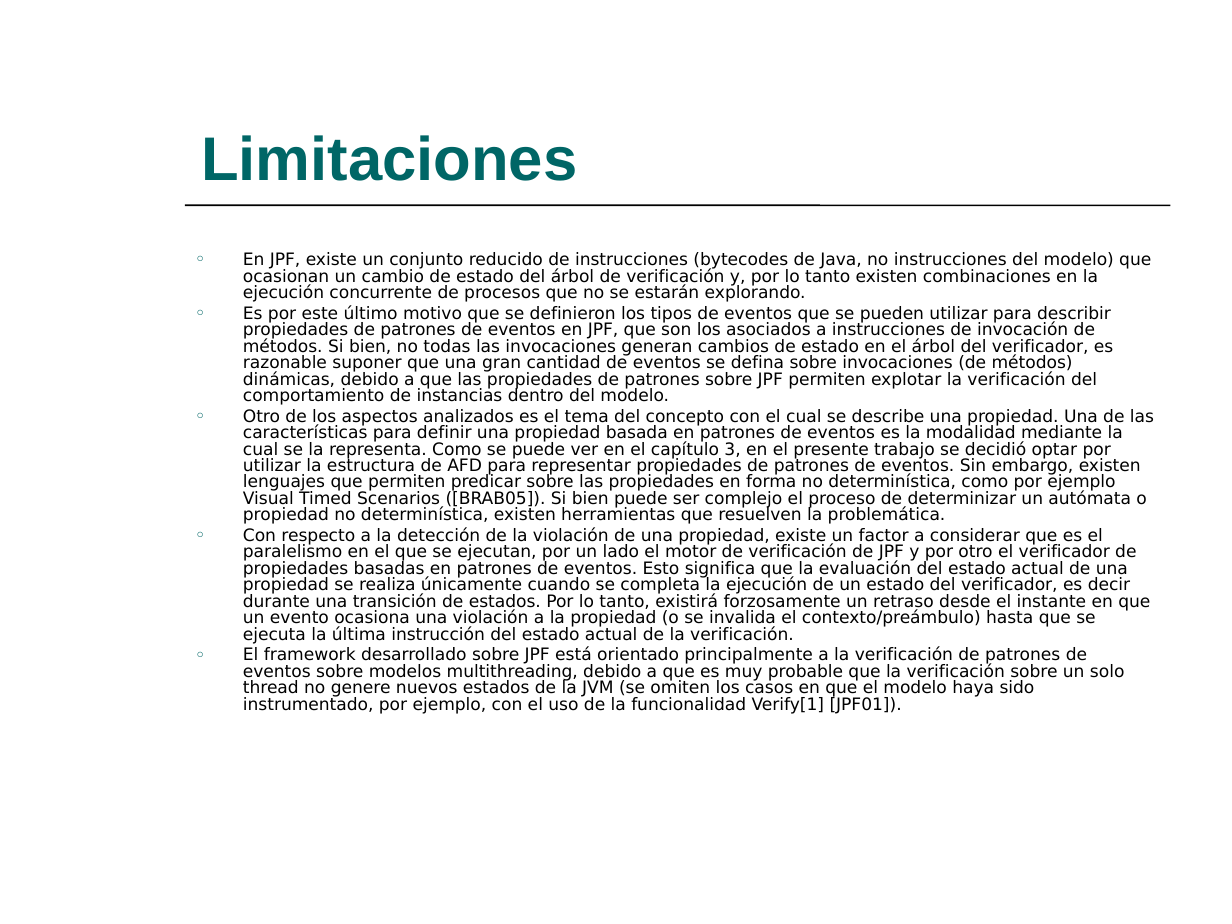
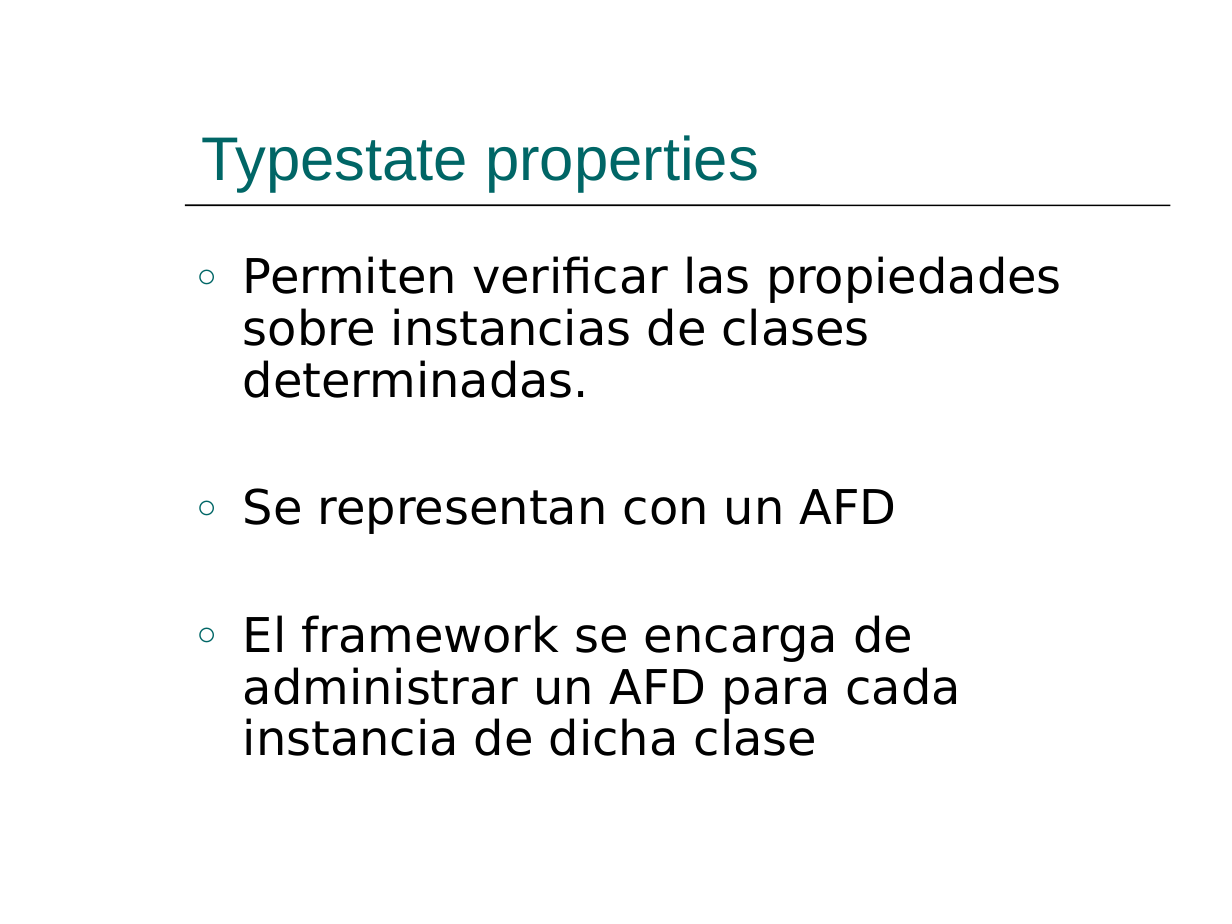
Before and after one commit to hugomelendez/tesis-jpf-2006, a slide deck: slide 25 of tesis-doc/Presentación.ppt (slide 26 before the commit). Drawn at 1232x924 pixels with LibreOffice and Linux fonts; fonts in the diff are those of the drawing. Boxes give left, top, right and bottom in pixels: in the first picture for what was removed or moved away, otherwise in the second. Text is boxed around its words. In the diff, an @@ line names an element or a change of style, - is before the commit and + after.

```diff
--- a/tesis-doc/Presentación.ppt
+++ b/tesis-doc/Presentación.ppt
@@ title at (x1=201, y1=135, x2=759, y2=191): text changed; bold off @@
-Limitaciones
+Typestate properties
@@ text at (x1=243, y1=256, x2=1062, y2=756): text changed; size 10 to 28 pt @@
-○ En JPF, existe un conjunto reducido de instrucciones (bytecodes de Java, no instrucciones del modelo) que ocasionan un cambio de estado del árbol de verificación y, por lo tanto existen combinaciones en la ejecución concurrente de procesos que no se estarán explorando.
-○ Es por este último motivo que se definieron los tipos de eventos que se pueden utilizar para describir propiedades de patrones de eventos en JPF, que son los asociados a instrucciones de invocación de métodos. Si bien, no todas las invocaciones generan cambios de estado en el árbol del verificador, es razonable suponer que una gran cantidad de eventos se defina sobre invocaciones (de métodos) dinámicas, debido a que las propiedades de patrones sobre JPF permiten explotar la verificación del comportamiento de instancias dentro del modelo.
-○ Otro de los aspectos analizados es el tema del concepto con el cual se describe una propiedad. Una de las características para definir una propiedad basada en patrones de eventos es la modalidad mediante la cual se la representa. Como se puede ver en el capítulo 3, en el presente trabajo se decidió optar por utilizar la estructura de AFD para representar propiedades de patrones de eventos. Sin embargo, existen lenguajes que permiten predicar sobre las propiedades en forma no determinística, como por ejemplo Visual Timed Scenarios ([BRAB05]). Si bien puede ser complejo el proceso de determinizar un autómata o propiedad no determinística, existen herramientas que resuelven la problemática.
-○ Con respecto a la detección de la violación de una propiedad, existe un factor a considerar que es el paralelismo en el que se ejecutan, por un lado el motor de verificación de JPF y por otro el verificador de propiedades basadas en patrones de eventos. Esto significa que la evaluación del estado actual de una propiedad se realiza únicamente cuando se completa la ejecución de un estado del verificador, es decir durante una transición de estados. Por lo tanto, existirá forzosamente un retraso desde el instante en que un evento ocasiona una violación a la propiedad (o se invalida el contexto/preámbulo) hasta que se ejecuta la última instrucción del estado actual de la verificación.
-○ El framework desarrollado sobre JPF está orientado principalmente a la verificación de patrones de eventos sobre modelos multithreading, debido a que es muy probable que la verificación sobre un solo thread no genere nuevos estados de la JVM (se omiten los casos en que el modelo haya sido instrumentado, por ejemplo, con el uso de la funcionalidad Verify[1] [JPF01]).
+○ Permiten verificar las propiedades sobre instancias de clases determinadas.
+○ Se representan con un AFD
+○ El framework se encarga de administrar un AFD para cada instancia de dicha clase
```
Also in this commit, not shown: 29 other slides changed, 2 slides added.
